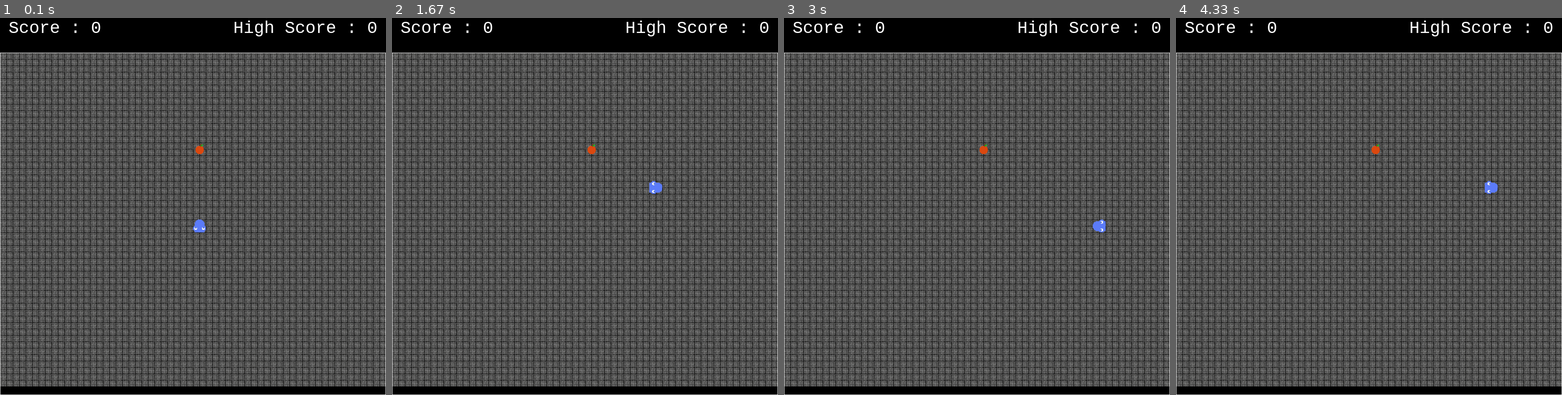
Above: before the commit, frames 1-4 (left to right).
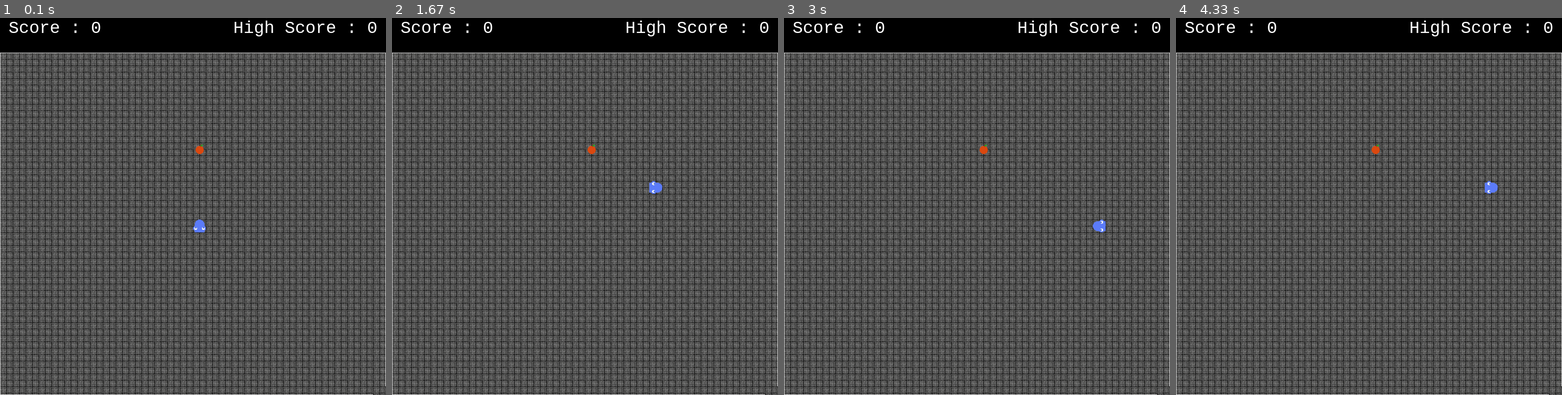
Above: after the commit, the same moments.

Repository: mohamedkamara7613/personalproject
Game: pygame game, started from Autres/Python/Snake_Game/main.py
The game is run twice, just before and just after one commit, with the same random seed, the same clock (stepped at 60 frames per second) and the same inputs.
Inputs:
- Up to frame 1 (0.1 s): no input
- Up to frame 2 (1.67 s): hold Right 0.33-0.8 s; hold Up 0.83-1.3 s; hold Right from 1.33 s (still down)
- Up to frame 3 (3 s): release Right at 1.8 s; hold Left 1.83-2.37 s; hold Down 2.4-2.87 s; hold Left from 2.9 s (still down)
- Up to frame 4 (4.33 s): release Left at 3.37 s; hold Up 3.4-3.87 s; hold Right from 3.9 s (still down)

The runs differ from the first frame. In frame 1, 1.9% of the frame differs, in the area x 0-100%, y 33-100%; in frame 2, 1.9%; in frame 3, 1.9%; in frame 4, 1.9%.

Commit message:
`Refactored grid drawing and snake/food rendering in SnakeGame class`

Diff:
--- a/Autres/Python/Snake_Game/main.py
+++ b/Autres/Python/Snake_Game/main.py
@@ -285,7 +285,6 @@
 
             # Coin bas-gauche : Le segment tourne vers le bas et vers la gauche
             elif (prev_dx == -1 and next_dy == 1) or (next_dx == -1 and prev_dy == 1):
-                print("ok")  # Débogage : vérifier si on entre dans cette condition
                 # Si le segment est en train de sortir par le bord gauche ou bas,
                 # on ajuste l'image pour montrer l'angle approprié
                 if current_segment["x"] == 0:  # Si le segment est à gauche de l'écran
@@ -371,23 +370,20 @@
         self.screen.blit(high_score_text, (WIDTH-(high_score_text.get_width() + 20), 20))
         self.screen.blit(score_text, (20,20))
 
-        for j in range(self.rows):
-            for i in range(self.columns+1):
-                # Faire apparaitre la grille
+
+        for j in range(self.rows+1):
+            for i in range(self.columns):
+                 # Faire apparaitre la grille
                 pygame.draw.rect(self.screen, WHITE, (0, HEADING, WIDTH, HEIGHT), 1)
                 self.screen.blit(self.background, (i*BOX_SIZE, j* BOX_SIZE + HEADING))
 
-                # Dessiner le food (nourriture)
-                self.screen.blit(self.food_img, (self.food["x"]*BOX_SIZE, self.food["y"]*BOX_SIZE + HEADING))
-                #pygame.draw.rect(self.screen, self.food_img, (i*BOX_SIZE, j*BOX_SIZE + HEADING, BOX_SIZE, BOX_SIZE))
-
-
-                # Dessiner le serpent
-                for segment in self.snake:
-                    self.screen.blit(segment["img"], (segment["x"]*BOX_SIZE, segment["y"]*BOX_SIZE + HEADING))
-
-
-
+        # Dessiner le food (nourriture)
+        self.screen.blit(self.food_img, (self.food["x"]*BOX_SIZE, self.food["y"]*BOX_SIZE + HEADING))
+        #pygame.draw.rect(self.screen, self.food_img, (i*BOX_SIZE, j*BOX_SIZE + HEADING, BOX_SIZE, BOX_SIZE))
+
+        # Dessiner le serpent
+        for segment in self.snake:
+            self.screen.blit(segment["img"], (segment["x"]*BOX_SIZE, segment["y"]*BOX_SIZE + HEADING))
 
 
         pygame.display.update()
